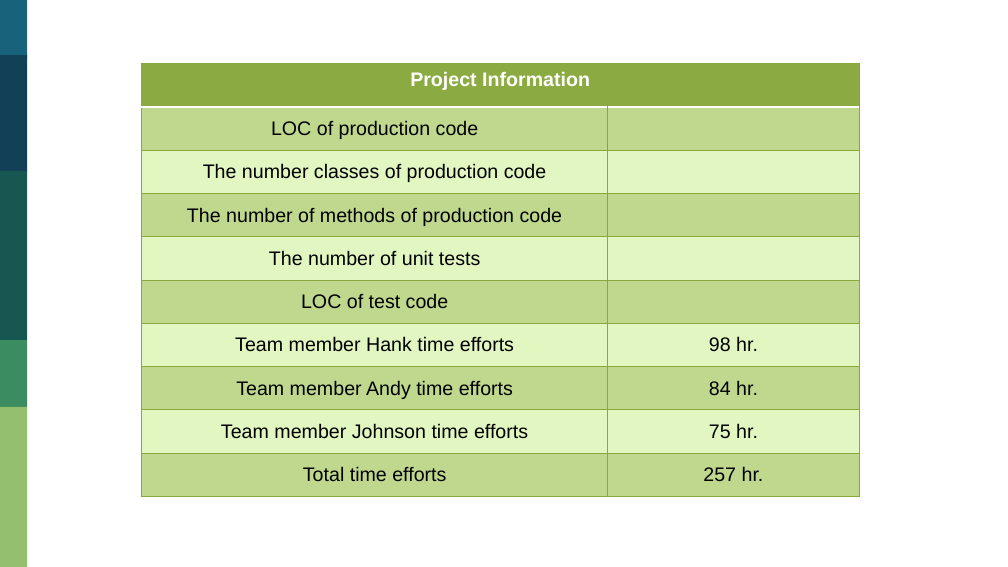
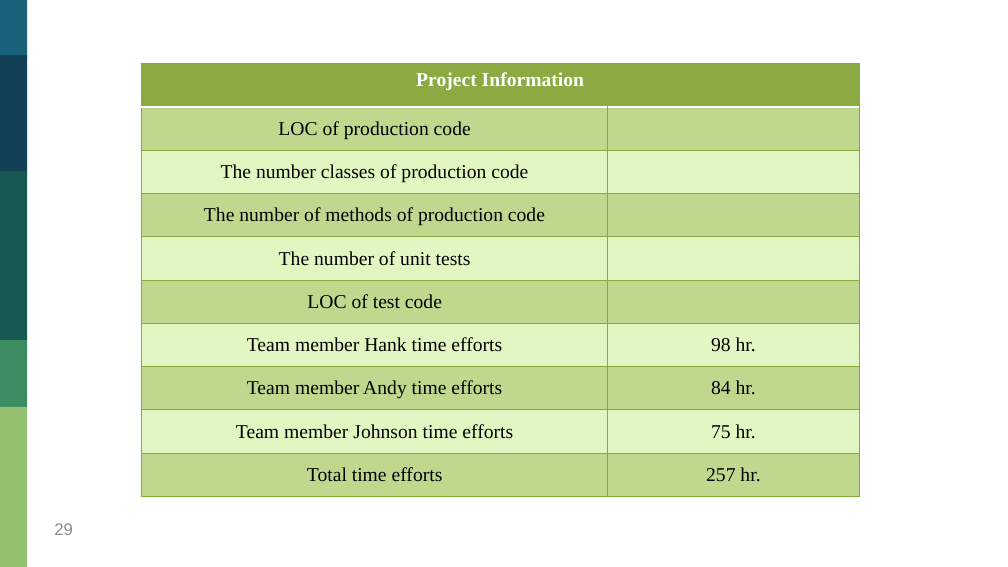
Before and after one commit to HankTwZhong/OOAD, a slide deck: slide 29 of OOAD_Midterm.pptx (slide 17 before the commit). Drawn at 1008x567 pixels with LibreOffice and Linux fonts; fonts in the diff are those of the drawing. Boxes give left, top, right and bottom in pixels: in the first picture for what was removed or moved away, otherwise in the second. Text is boxed around its words. In the diff, an @@ line names an element or a change of style, - is before the commit and + after.

```diff
--- a/OOAD_Midterm.pptx
+++ b/OOAD_Midterm.pptx
@@ table at box(142, 64, 860, 496) @@
@@ font Arial to Times New Roman @@
@@ page number added at box(54, 523, 73, 535), 12 pt, text #8C8C8C @@
+29
```
Also in this commit, not shown: 15 other slides changed, 12 slides added, 19 other files.
